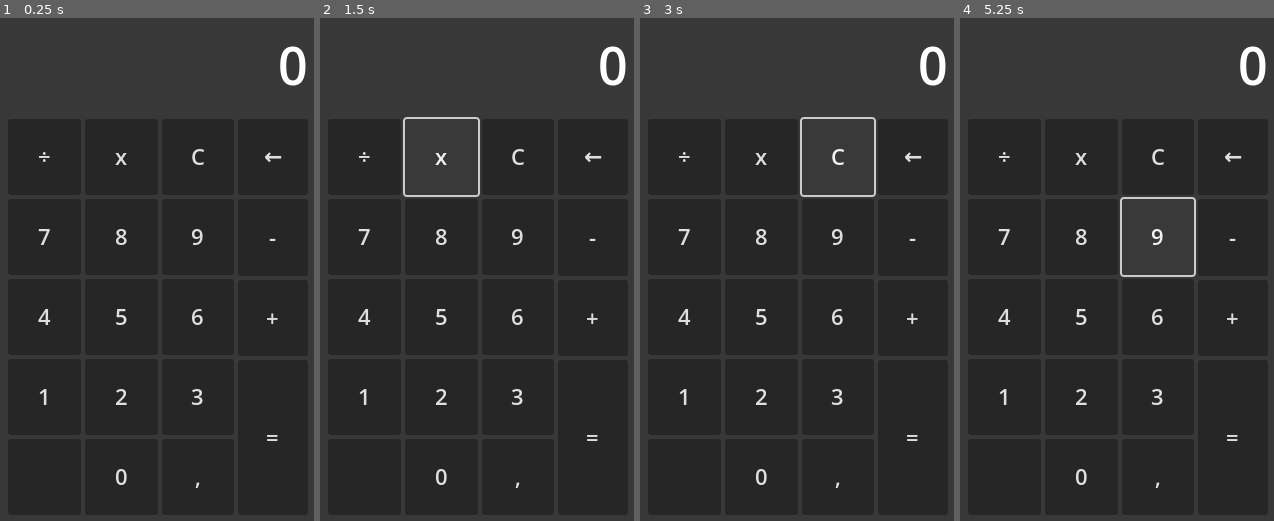
Above: before the commit, frames 1-4 (left to right).
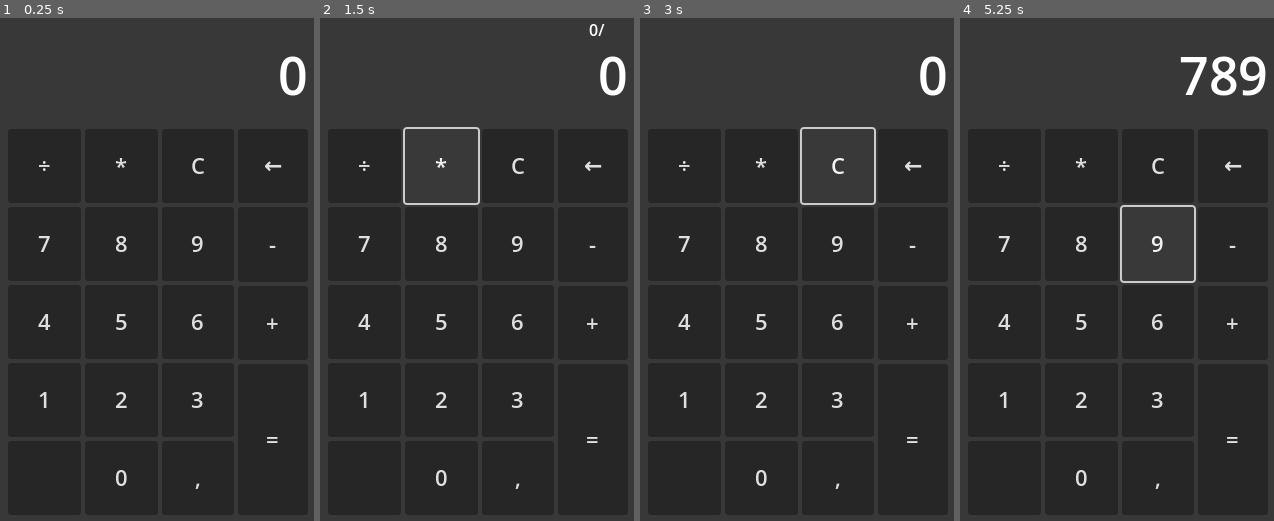
Above: after the commit, the same moments.

Repository: lorbiesky/calculadora-godot
Game: Godot game, scene res://main.tscn
Two runs of this game, one before a commit and one after it. Both use one fixed random seed, a clock stepped at 60 frames per second and the inputs below.
Inputs (mouse positions are in pixels of both pictures, inside the frame that each line leads up to):
- Up to frame 1 (0.25 s): no input
- Up to frame 2 (1.5 s): click "÷" at 0.5 s; click (442, 158) at 1.25 s, where only the run before the commit has a clickable "x"
- Up to frame 3 (3 s): click (762, 163) at 2 s, where only the run after the commit has a clickable "*"; click "C" at 2.75 s
- Up to frame 4 (5.25 s): click "7" at 3.5 s; click "8" at 4.25 s; click "9" at 5 s

The runs differ from the first frame. In frame 1, 1.7% of the frame differs, in the area x 12-98%, y 5-94%; in frame 2, 2.2%; in frame 3, 2.1%; in frame 4, 2.7%.

Commit message:
feat: make functional

Diff:
--- /dev/null
+++ b/calculadora.gd
@@ -0,0 +1,105 @@
+extends CanvasLayer
+
+const MAX_DISPLAY_LENGTH = 10
+
+@onready var botoes = get_tree().get_nodes_in_group("button")
+@onready var display_text = $ColorRect/MarginContainer/VBoxContainer/DisplayText
+@onready var historico_text = $HistoricoText
+
+var number_a: float
+var number_b: float
+var operador: String
+
+func _ready() -> void:
+	display_text.text = "0"
+
+	for botao in botoes:
+		botao.pressed.connect(botao_pressionado.bind(botao.name))
+
+func botao_pressionado(nome_do_botao: String) -> void:
+	match nome_do_botao:
+		"Reset":
+			resetar()
+		"Apagar":
+			apagar()
+		"Virg":
+			if display_text.text.length() < MAX_DISPLAY_LENGTH:
+				adicionar_virgula()
+		_:
+			if display_text.text.length() < MAX_DISPLAY_LENGTH:
+				identificar_outros_botoes(nome_do_botao)
+
+
+func adicionar_numero(numero: String) -> void:
+	if display_text.text == "0" or display_text.text.length() >= MAX_DISPLAY_LENGTH:
+		display_text.text = numero
+	else:
+		display_text.text += numero
+
+func adicionar_virgula() -> void:
+	if !display_text.text.contains("."):
+		display_text.text += "."
+
+func adicionar_expressao(operador: String) -> void:
+	if !display_text.text.ends_with(",") and historico_text.text.is_empty():
+		historico_text.text = display_text.text + operador
+		display_text.text = "0"
+
+func resetar() -> void:
+	display_text.text = "0"
+	historico_text.text = ""
+
+func apagar() -> void:
+	if display_text.text.length() > 1:
+		display_text.text = display_text.text.substr(0, display_text.text.length() - 1)
+	else:
+		display_text.text = "0"
+
+func identificar_outros_botoes(nome_botao: String) -> void:
+	if nome_botao.is_valid_int() or nome_botao == "Virg":
+		adicionar_numero(nome_botao)
+	else:
+		match nome_botao:
+			"Som":
+				adicionar_expressao("+")
+			"Sub":
+				adicionar_expressao("-")
+			"Mult":
+				adicionar_expressao("*")
+			"Div":
+				adicionar_expressao("/")
+			"Igual":
+				calcular_resultado()
+
+func calcular_resultado() -> void:
+	if historico_text.text.is_empty():
+		return
+
+	var expressao = historico_text.text
+	operador = expressao[-1]
+	expressao = expressao.substr(0, expressao.length() - 1)
+
+	number_a = float(expressao)
+	number_b = float(display_text.text)
+
+	var resultado: float
+
+	match historico_text.text[-1]:
+		"+":
+			resultado = number_a + number_b
+		"-":
+			resultado = number_a - number_b
+		"*":
+			resultado = number_a * number_b
+		"/":
+			if number_b != 0:
+				resultado = number_a / number_b
+			else:
+				display_text.text = "Erro"
+				return
+
+	display_text.text = str(resultado)
+	historico_text.text = ""
+
+	if display_text.text.length() > MAX_DISPLAY_LENGTH:
+		display_text.text = display_text.text.substr(0, MAX_DISPLAY_LENGTH)
--- a/main.tscn
+++ b/main.tscn
@@ -1,6 +1,9 @@
-[gd_scene format=3 uid="uid://dhk55hweutmn4"]
+[gd_scene load_steps=2 format=3 uid="uid://dhk55hweutmn4"]
+
+[ext_resource type="Script" path="res://calculadora.gd" id="1_dwt1v"]
 
 [node name="Main" type="CanvasLayer"]
+script = ExtResource("1_dwt1v")
 
 [node name="ColorRect" type="ColorRect" parent="."]
 anchors_preset = 15
@@ -18,7 +21,7 @@
 grow_horizontal = 2
 grow_vertical = 2
 theme_override_constants/margin_left = 10
-theme_override_constants/margin_top = 10
+theme_override_constants/margin_top = 20
 theme_override_constants/margin_right = 10
 theme_override_constants/margin_bottom = 10
 
@@ -43,104 +46,104 @@
 size_flags_vertical = 3
 columns = 3
 
-[node name="DivisaoButton" type="Button" parent="ColorRect/MarginContainer/VBoxContainer/HBoxContainer/GridContainer"]
+[node name="Div" type="Button" parent="ColorRect/MarginContainer/VBoxContainer/HBoxContainer/GridContainer" groups=["button"]]
 layout_mode = 2
 size_flags_horizontal = 3
 size_flags_vertical = 3
 theme_override_font_sizes/font_size = 22
 text = "÷"
 
-[node name="MultiplicacaoButton" type="Button" parent="ColorRect/MarginContainer/VBoxContainer/HBoxContainer/GridContainer"]
+[node name="Mult" type="Button" parent="ColorRect/MarginContainer/VBoxContainer/HBoxContainer/GridContainer" groups=["button"]]
 layout_mode = 2
 size_flags_horizontal = 3
 size_flags_vertical = 3
 theme_override_font_sizes/font_size = 22
-text = "x"
+text = "*"
 
-[node name="LimparButton" type="Button" parent="ColorRect/MarginContainer/VBoxContainer/HBoxContainer/GridContainer"]
+[node name="Reset" type="Button" parent="ColorRect/MarginContainer/VBoxContainer/HBoxContainer/GridContainer" groups=["button"]]
 layout_mode = 2
 size_flags_horizontal = 3
 size_flags_vertical = 3
 theme_override_font_sizes/font_size = 22
 text = "C"
 
-[node name="SeteButton" type="Button" parent="ColorRect/MarginContainer/VBoxContainer/HBoxContainer/GridContainer"]
+[node name="7" type="Button" parent="ColorRect/MarginContainer/VBoxContainer/HBoxContainer/GridContainer" groups=["button"]]
 layout_mode = 2
 size_flags_horizontal = 3
 size_flags_vertical = 3
 theme_override_font_sizes/font_size = 22
 text = "7"
 
-[node name="OitoButton" type="Button" parent="ColorRect/MarginContainer/VBoxContainer/HBoxContainer/GridContainer"]
+[node name="8" type="Button" parent="ColorRect/MarginContainer/VBoxContainer/HBoxContainer/GridContainer" groups=["button"]]
 layout_mode = 2
 size_flags_horizontal = 3
 size_flags_vertical = 3
 theme_override_font_sizes/font_size = 22
 text = "8"
 
-[node name="NoveButton" type="Button" parent="ColorRect/MarginContainer/VBoxContainer/HBoxContainer/GridContainer"]
+[node name="9" type="Button" parent="ColorRect/MarginContainer/VBoxContainer/HBoxContainer/GridContainer" groups=["button"]]
 layout_mode = 2
 size_flags_horizontal = 3
 size_flags_vertical = 3
 theme_override_font_sizes/font_size = 22
 text = "9"
 
-[node name="QuatroButton" type="Button" parent="ColorRect/MarginContainer/VBoxContainer/HBoxContainer/GridContainer"]
+[node name="4" type="Button" parent="ColorRect/MarginContainer/VBoxContainer/HBoxContainer/GridContainer" groups=["button"]]
 layout_mode = 2
 size_flags_horizontal = 3
 size_flags_vertical = 3
 theme_override_font_sizes/font_size = 22
 text = "4"
 
-[node name="CincoButton" type="Button" parent="ColorRect/MarginContainer/VBoxContainer/HBoxContainer/GridContainer"]
+[node name="5" type="Button" parent="ColorRect/MarginContainer/VBoxContainer/HBoxContainer/GridContainer" groups=["button"]]
 layout_mode = 2
 size_flags_horizontal = 3
 size_flags_vertical = 3
 theme_override_font_sizes/font_size = 22
 text = "5"
 
-[node name="SeisButton" type="Button" parent="ColorRect/MarginContainer/VBoxContainer/HBoxContainer/GridContainer"]
+[node name="6" type="Button" parent="ColorRect/MarginContainer/VBoxContainer/HBoxContainer/GridContainer" groups=["button"]]
 layout_mode = 2
 size_flags_horizontal = 3
 size_flags_vertical = 3
 theme_override_font_sizes/font_size = 22
 text = "6"
 
-[node name="UmButton" type="Button" parent="ColorRect/MarginContainer/VBoxContainer/HBoxContainer/GridContainer"]
+[node name="1" type="Button" parent="ColorRect/MarginContainer/VBoxContainer/HBoxContainer/GridContainer" groups=["button"]]
 layout_mode = 2
 size_flags_horizontal = 3
 size_flags_vertical = 3
 theme_override_font_sizes/font_size = 22
 text = "1"
 
-[node name="DoisButton" type="Button" parent="ColorRect/MarginContainer/VBoxContainer/HBoxContainer/GridContainer"]
+[node name="2" type="Button" parent="ColorRect/MarginContainer/VBoxContainer/HBoxContainer/GridContainer" groups=["button"]]
 layout_mode = 2
 size_flags_horizontal = 3
 size_flags_vertical = 3
 theme_override_font_sizes/font_size = 22
 text = "2"
 
-[node name="TresButton" type="Button" parent="ColorRect/MarginContainer/VBoxContainer/HBoxContainer/GridContainer"]
+[node name="3" type="Button" parent="ColorRect/MarginContainer/VBoxContainer/HBoxContainer/GridContainer" groups=["button"]]
 layout_mode = 2
 size_flags_horizontal = 3
 size_flags_vertical = 3
 theme_override_font_sizes/font_size = 22
 text = "3"
 
-[node name="VoidButton" type="Button" parent="ColorRect/MarginContainer/VBoxContainer/HBoxContainer/GridContainer"]
+[node name="VoidButton" type="Button" parent="ColorRect/MarginContainer/VBoxContainer/HBoxContainer/GridContainer" groups=["button"]]
 layout_mode = 2
 size_flags_horizontal = 3
 size_flags_vertical = 3
 theme_override_font_sizes/font_size = 22
 
-[node name="ZeroButton" type="Button" parent="ColorRect/MarginContainer/VBoxContainer/HBoxContainer/GridContainer"]
+[node name="0" type="Button" parent="ColorRect/MarginContainer/VBoxContainer/HBoxContainer/GridContainer" groups=["button"]]
 layout_mode = 2
 size_flags_horizontal = 3
 size_flags_vertical = 3
 theme_override_font_sizes/font_size = 22
 text = "0"
 
-[node name="VirgulaButton" type="Button" parent="ColorRect/MarginContainer/VBoxContainer/HBoxContainer/GridContainer"]
+[node name="Virg" type="Button" parent="ColorRect/MarginContainer/VBoxContainer/HBoxContainer/GridContainer" groups=["button"]]
 layout_mode = 2
 size_flags_horizontal = 3
 size_flags_vertical = 3
@@ -151,27 +154,37 @@
 custom_minimum_size = Vector2(70, 0)
 layout_mode = 2
 
-[node name="ApagarButton" type="Button" parent="ColorRect/MarginContainer/VBoxContainer/HBoxContainer/VBoxContainer"]
+[node name="Apagar" type="Button" parent="ColorRect/MarginContainer/VBoxContainer/HBoxContainer/VBoxContainer" groups=["button"]]
 layout_mode = 2
 size_flags_vertical = 3
 theme_override_font_sizes/font_size = 22
 text = "←"
 
-[node name="SubtracaoButton" type="Button" parent="ColorRect/MarginContainer/VBoxContainer/HBoxContainer/VBoxContainer"]
+[node name="Sub" type="Button" parent="ColorRect/MarginContainer/VBoxContainer/HBoxContainer/VBoxContainer" groups=["button"]]
 layout_mode = 2
 size_flags_vertical = 3
 theme_override_font_sizes/font_size = 22
 text = "-"
 
-[node name="SomaButton" type="Button" parent="ColorRect/MarginContainer/VBoxContainer/HBoxContainer/VBoxContainer"]
+[node name="Som" type="Button" parent="ColorRect/MarginContainer/VBoxContainer/HBoxContainer/VBoxContainer" groups=["button"]]
 layout_mode = 2
 size_flags_vertical = 3
 theme_override_font_sizes/font_size = 22
 text = "+"
 
-[node name="IgualButton" type="Button" parent="ColorRect/MarginContainer/VBoxContainer/HBoxContainer/VBoxContainer"]
+[node name="Igual" type="Button" parent="ColorRect/MarginContainer/VBoxContainer/HBoxContainer/VBoxContainer" groups=["button"]]
 layout_mode = 2
 size_flags_vertical = 3
 size_flags_stretch_ratio = 2.01
 theme_override_font_sizes/font_size = 22
 text = "="
+
+[node name="HistoricoText" type="Label" parent="."]
+anchors_preset = 1
+anchor_left = 1.0
+anchor_right = 1.0
+offset_left = -49.0
+offset_top = 13.0
+offset_right = -9.0
+offset_bottom = 36.0
+grow_horizontal = 0
Not shown, added: export_presets.cfg
Not shown, added: dist/calculadora.console.exe
Not shown, added: dist/calculadora.exe
Not shown, added: dist/calculadora.pck
